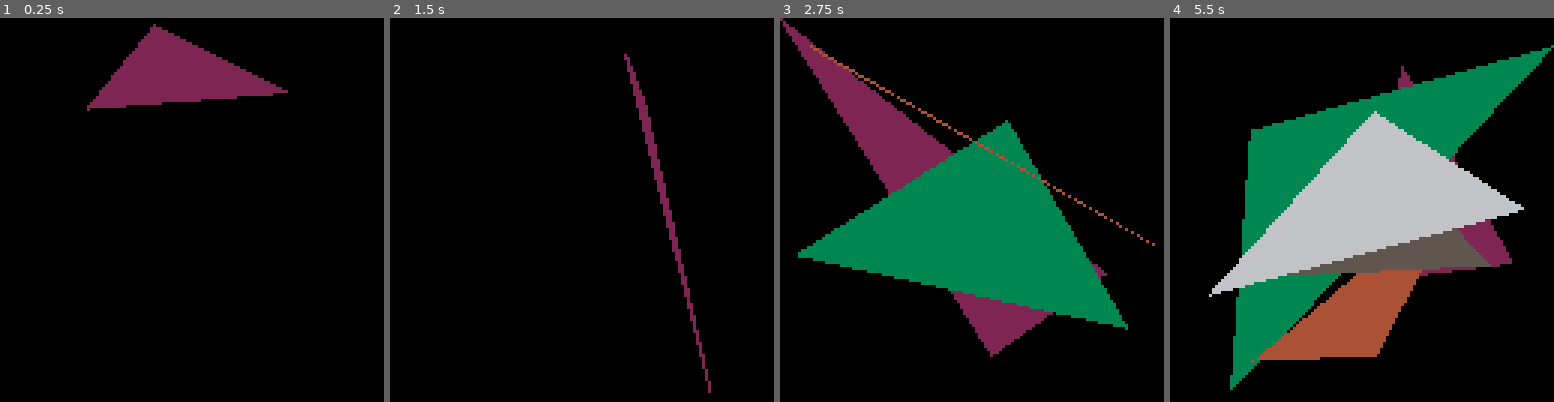
Above: before the commit, frames 1-4 (left to right).
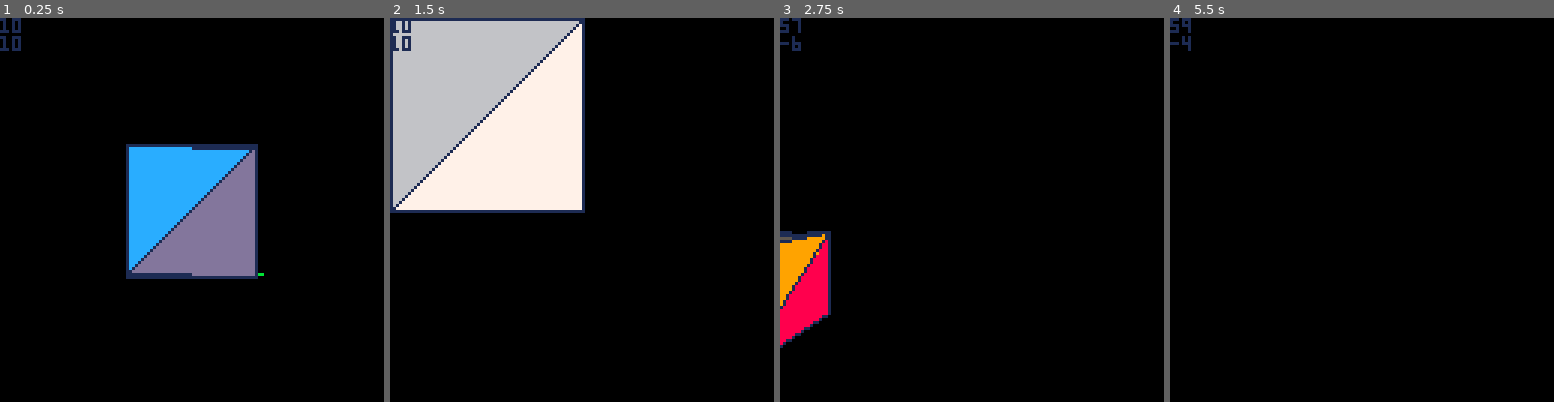
Above: after the commit, the same moments.

Repository: TarkanAl-Kazily/game-jams
Game: PICO-8 cartridge other/ship.p8
Two runs of this game, one before a commit and one after it. Both use one fixed random seed, a clock stepped at 60 frames per second and the inputs below.
Inputs:
- Up to frame 1 (0.25 s): no input
- Up to frame 2 (1.5 s): tap X (X key) at 0.33, 1.07 s; tap O (Z key) at 0.7 s
- Up to frame 3 (2.75 s): hold Right 1.6-2.1 s; tap O (Z key) at 1.7, 2.1, 2.5 s; tap X (X key) at 1.85 s; hold Up 2.15-2.42 s; hold Right from 2.47 s (still down)
- Up to frame 4 (5.5 s): tap O (Z key) every 0.4 s from 2.9 to 5.3 s; tap X (X key) at 2.97, 4.08, 5.2 s; release Right at 3.03 s; hold Left 3.08-3.58 s; hold Down 3.63-3.97 s; hold Right 4.02-4.68 s; hold Up 4.73-5.03 s; hold Left from 5.08 s (still down)

The runs differ from the first frame. In frame 1, 18% of the frame differs, in the area x 0-75%, y 0-68%; in frame 2, 27%; in frame 3, 32%; in frame 4, 40%, in the area x 0-100%, y 0-97%.

Commit message:
Created a mockup for a 3d graphics engine

Diff:
--- a/other/ship.p8
+++ b/other/ship.p8
@@ -4,29 +4,167 @@
 -- ship game
 
 function _init()
-  count = 1
-  new_frame = true
+  cam_x, cam_y = 10, 10
+  -- ply format
+  mesh1 = {
+    {
+      {0, 0, 50},
+      {20, 0, 50},
+      {0, 20, 50},
+      {20, 20, 50},
+      {0, 0, 30},
+      {20, 0, 30},
+      {0, 20, 30},
+      {20, 20, 30},
+    },
+    {
+      {1, 2, 3},
+      {4, 2, 3},
+      {1, 2, 5},
+      {6, 2, 5},
+      {1, 3, 5},
+      {7, 3, 5},
+      {4, 2, 8},
+      {6, 2, 8},
+      {4, 3, 8},
+      {7, 3, 8},
+      {5, 6, 7},
+      {8, 6, 7},
+    }
+  }
+
+  mesh2 = {
+    {
+      {0, 0, 10},
+      {0, 10, 10},
+      {10, 0, 10},
+      {10, 10, 10},
+      {0, 0, 20},
+      {0, 10, 20},
+      {10, 0, 20},
+      {10, 10, 20},
+      {0, 0, 30},
+      {0, 10, 30},
+      {10, 0, 30},
+      {10, 10, 30},
+      {0, 0, 40},
+      {0, 10, 40},
+      {10, 0, 40},
+      {10, 10, 40},
+    },
+    {
+      {9, 10, 11}, {12, 10, 11},
+      {13, 14, 15}, {16, 14, 15},
+      {1, 2, 3}, {4, 2, 3},
+      {5, 6, 7}, {8, 6, 7},
+    }
+  }
+  mesh_id = 1
+  meshes = {mesh1, mesh2}
+
+  cam = {
+    {cam_x, cam_y, 0}, {0, 0, 0}
+  }
+
 end
 
 function _update60()
-  if (btnp(0)) count = max(1, count - 1)
-  if (btnp(1)) count = count + 1
-
-  if (btnp(4) or btnp(5)) new_frame = true
+  if (btn(0)) cam_x -= 1
+  if (btn(1)) cam_x += 1
+  if (btn(2)) cam_y -= 1
+  if (btn(3)) cam_y += 1
+  if (btnp(4)) mesh_id = mesh_id % #meshes + 1
+  cam = {
+    {-cam_x, -cam_y, 0}, {0, 0, 0}
+  }
 end
 
 function _draw()
-  if new_frame then
-    cls()
-    for i=1,count do
-      triangle_fill(rnd(128), rnd(128), rnd(128), rnd(128), rnd(128), rnd(128), i % 15 + 1)
+  cls(0)
+  draw_mesh(cam, meshes[mesh_id])
+  print(cam_x)
+  print(cam_y)
+end
+
+-->8
+-- ship graphics
+
+function draw_mesh(cam, mesh)
+  local _vertices, _faces = mesh[1], mesh[2]
+  local _vproj, _fproj = {}, {}
+  for v in all(_vertices) do
+    add(_vproj, project_point(cam, v))
+  end
+  local c = 0
+  for f in all(_faces) do
+    local x0, y0, z0, d0 = unpack(_vproj[f[1]])
+    local x1, y1, z1, d1 = unpack(_vproj[f[2]])
+    local x2, y2, z2, d2 = unpack(_vproj[f[3]])
+    local key, visible = (d0 + d1 + d2) / 3, min(z0, min(z1, z2)) > 0
+    --local key, visible = sqr_norm({0.1 * ((x0 + x1 + x2) / 3 - 64), 0.1 * ((y0 + y1 + y2) / 3 - 64), (z0 + z1 + z2) / 3}), min(z0, min(z1, z2)) > 0
+    if (visible) then
+      add(_fproj, {key, x0, y0, x1, y1, x2, y2, c + 2})
+      c = (c + 1) % 14
     end
-    new_frame = false
-  end
+  end
+
+  sort(_fproj)
+
+  for f in all(_fproj) do
+    local _, x0, y0, x1, y1, x2, y2, c = unpack(f)
+    triangle_fill(x0, y0, x1, y1, x2, y2, c, 1)
+  end
+end
+
+function project_point(cam, pt3d)
+  local _t, _r = cam[1], cam[2]
+  local x, y, z = unpack(translate(_t, rotate(_r, pt3d)))
+  return {64 * x / z + 64, 64 * y / z + 64, 64 / z, sqr_norm({x, y, z})}
+end
+
+function sqr_norm(vec)
+  local result = 0
+  for i=1,#vec do
+    result += vec[i] * vec[i]
+  end
+  return result
+end
+
+function rotate(r, pt3d)
+  return pt3d
+end
+
+function translate(t, pt3d)
+  return {pt3d[1] + t[1], pt3d[2] + t[2], pt3d[3] + t[3]}
+end
+
+-- sorts list of tables in decreasing order based on first element of each entry
+function sort(l)
+  local unsorted = true
+  while unsorted do
+    unsorted = false
+    for i=1,#l-1 do
+      if l[i+1][1] > l[i][1] then
+        l[i], l[i+1] = l[i+1], l[i]
+        unsorted = true
+      end
+    end
+  end
+end
+
+function draw_viewport()
+  window_width = 60
+  window_height = 60
+  triangle_width = 20
+  dash_height = 10
+  triangle_fill(0, 0, 0, window_height, triangle_width, window_height, 2)
+  triangle_fill(triangle_width + window_width, window_height, 2 * triangle_width + window_width, window_height, 2 * triangle_width + window_width, 0, 2)
+  rectfill(0, window_height, 2 * triangle_width + window_width, window_height + dash_height, 2)
+  --rect(triangle_width, 0, triangle_width + window_width, window_height, 1)
 end
 
 -->8
--- graphics
+-- general graphics
 
 function triangle(x0, y0, x1, y1, x2, y2, c)
   line(x0, y0, x1, y1, c)
@@ -39,9 +177,9 @@
   local dya, dyb, dyc = y0 - y1, y0 - y2, y1 - y2
   local xs, ys, xe, ye = x0, y0, x0, y1
   local dxa, dxb, dxc = 0, 0, 0
-  if (abs(dya) > 0) dxa = (x0 - x1) / dya
-  if (abs(dyb) > 0) dxb = (x0 - x2) / dyb
-  if (abs(dyc) > 0) dxc = (x1 - x2) / dyc
+  if (dya != 0) dxa = (x0 - x1) / dya
+  if (dyb != 0) dxb = (x0 - x2) / dyb
+  if (dyc != 0) dxc = (x1 - x2) / dyc
   while ys <= ye do
     line(xs, ys, xe, ys, c)
     ys += 1
@@ -57,14 +195,17 @@
   end
 end
 
-function triangle_fill(x0, y0, x1, y1, x2, y2, c)
+function triangle_fill(x0, y0, x1, y1, x2, y2, c1, c2)
   local _x0, _y0, _x1, _y1, _x2, _y2 = x0, y0, x1, y1, x2, y2
   if _y0 > _y1 or _y0 > _y2 then
     if (_y0 > _y1) _x0, _y0, _x1, _y1 = _x1, _y1, _x0, _y0
     if (_y0 > _y2) _x0, _y0, _x2, _y2 = _x2, _y2, _x0, _y0
   end
   if (_y1 > _y2) _x1, _y1, _x2, _y2 = _x2, _y2, _x1, _y1
-  _triangle_fill(_x0, _y0, _x1, ceil(_y1), _x2, _y2, c)
+  _triangle_fill(_x0, _y0, _x1, ceil(_y1), _x2, _y2, c1)
+  if c2 != nil then
+    triangle(_x0, _y0, _x1, ceil(_y1), _x2, _y2, c2)
+  end
 end
 
 __gfx__
